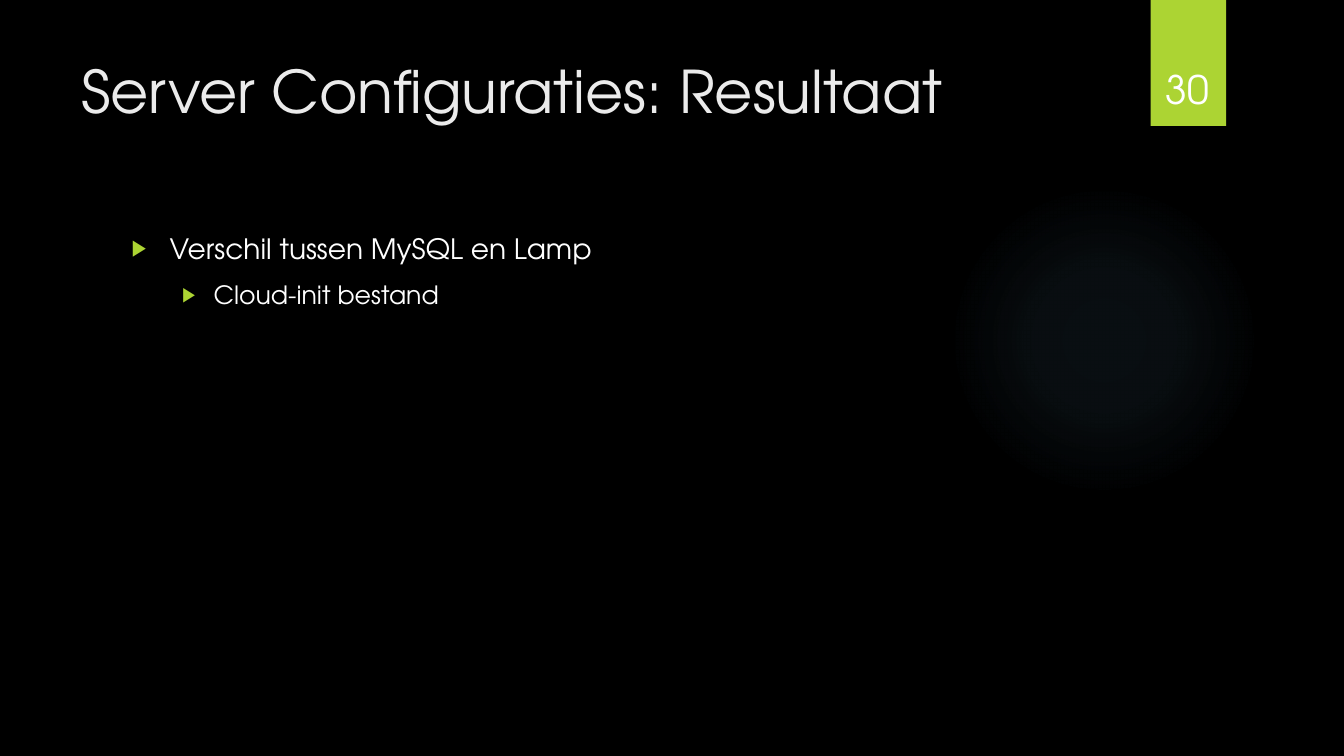
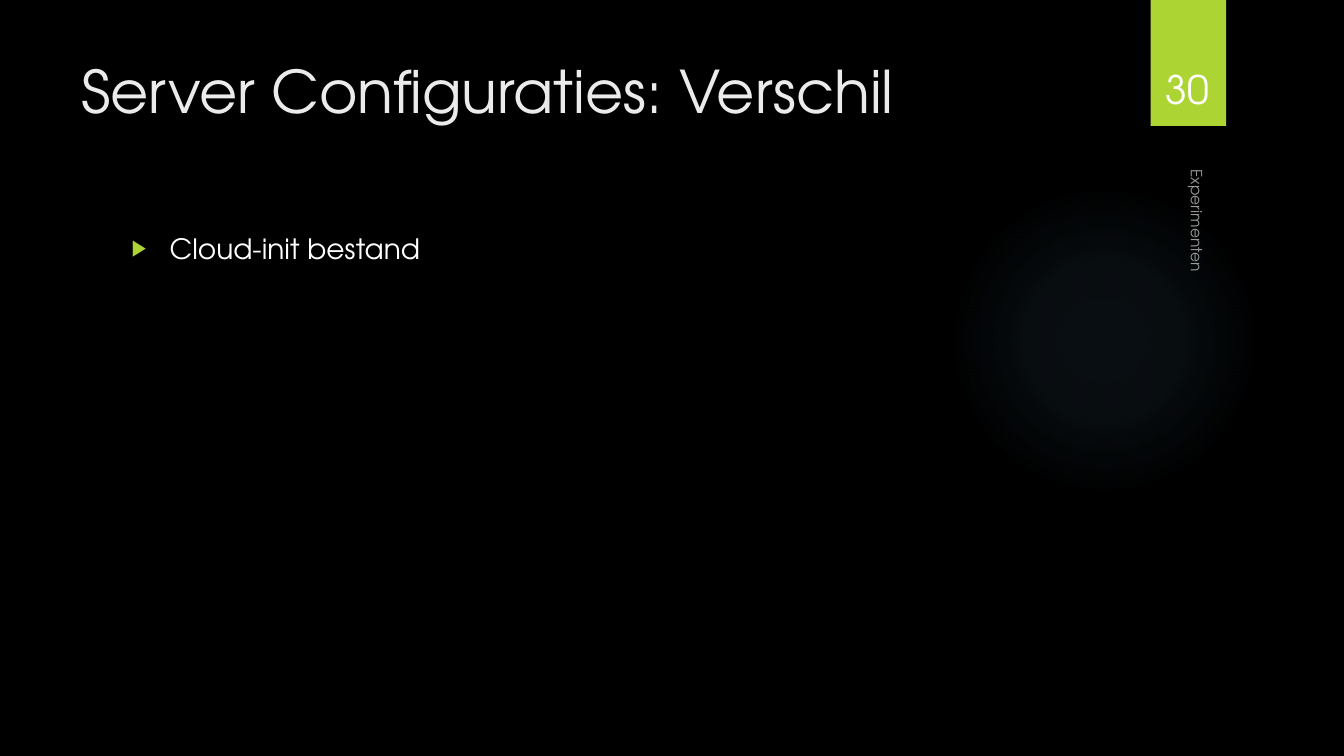
Before and after one commit to MaartenDeS/bachelorproef, a slide deck: slide 30 of presentatie/presentatie.pptx. Drawn at 1344x756 pixels with LibreOffice and Linux fonts; fonts in the diff are those of the drawing; background and template pictures are left out. Boxes give left, top, right and bottom in pixels: in the first picture for what was removed or moved away, otherwise in the second. Text is boxed around its words. In the diff, an @@ line names an element or a change of style, - is before the commit and + after.

```diff
--- a/presentatie/presentatie.pptx
+++ b/presentatie/presentatie.pptx
@@ title at [81, 68, 893, 126]: text changed @@
-Server Configuraties: Resultaat
+Server Configuraties: Verschil
@@ text added at [1183, 180, 1209, 269], 11 pt, text #FFFFFF at 60% opacity @@
+Experimenten
@@ text "Cloud-init bestand" at [170, 238, 420, 260]: size 18 to 20 pt; list level 2 to 1 in "Cloud-init bestand" @@
@@ text at [170, 238, 592, 265]: paragraph removed @@
-▶ Verschil tussen MySQL en Lamp
```
Also in this commit, not shown: 25 other slides changed, 12 slides added, 1 slide removed.
